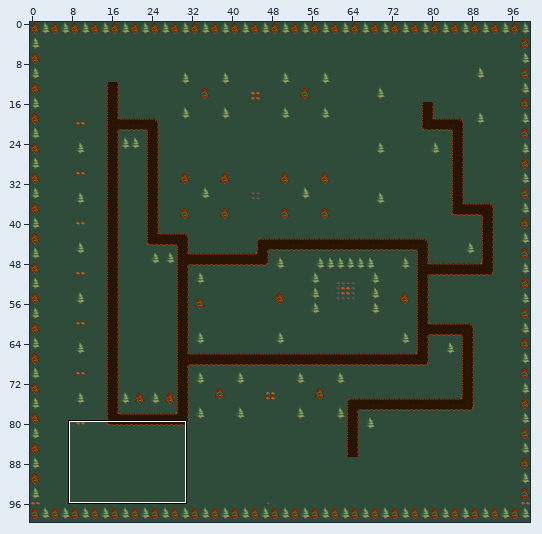
Tiled map -- src/map.tmx. Above, an overview of the earlier version with the close-up marked.
Close-up. Old version:
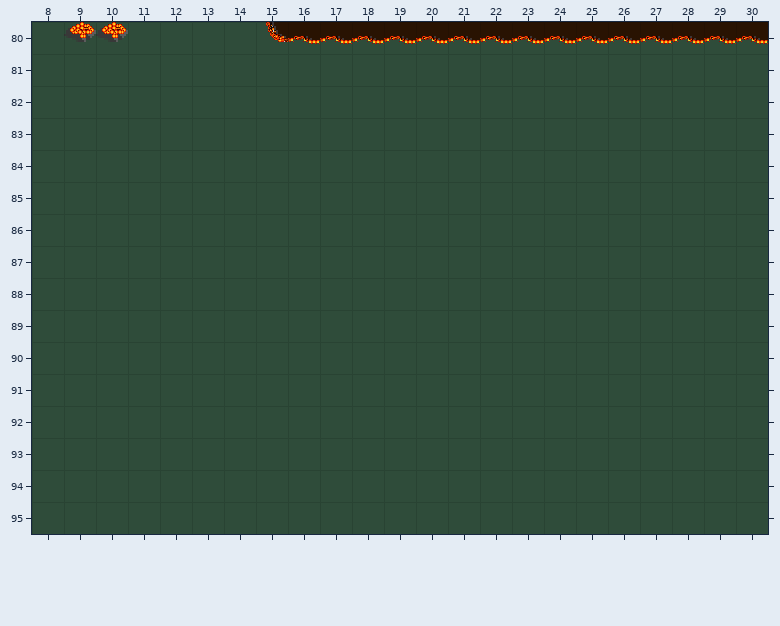
Cells are 32x32 px. Shown: x 8..30, y 80..95. The commit also changed other parts of the map, which this record leaves out.
After:
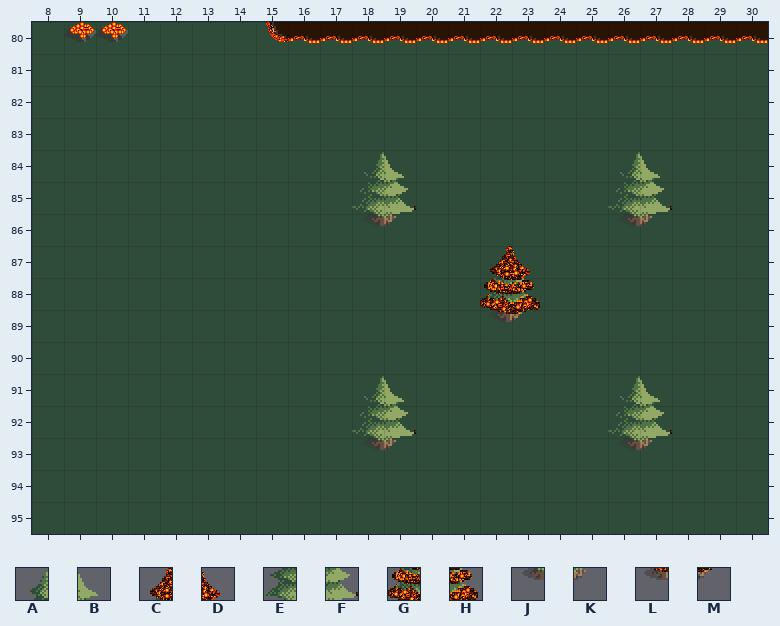
Key: from "tilesheet": A 34, B 35, C 36, D 37, E 42, F 43, G 44, H 45, J 50, K 51, L 52, M 53.
_ is an empty cell.
From old to new:
Layer "trees":
Tile A is added in row 84 at x 18 and 26; in row 91 at x 18 and 26.
Tile B is added in row 84 at x 19 and 27; in row 91 at x 19 and 27.
Tile C is added in row 87 at x 22.
Tile D is added in row 87 at x 23.
Tile E is added in row 85 at x 18 and 26; in row 92 at x 18 and 26.
Tile F is added in row 85 at x 19 and 27; in row 92 at x 19 and 27.
Tile G is added in row 88 at x 22.
Tile H is added in row 88 at x 23.
Tile J is added in row 86 at x 18 and 26; in row 93 at x 18 and 26.
Tile K is added in row 86 at x 19 and 27; in row 93 at x 19 and 27.
Tile L is added in row 89 at x 22.
Tile M is added in row 89 at x 23.
Pixel boxes of the changes (left, top, right, bottom) in both close-ups:
added: (352, 152, 416, 226)
added: (608, 152, 672, 226)
added: (480, 246, 540, 322)
added: (352, 376, 416, 450)
added: (608, 376, 672, 450)
